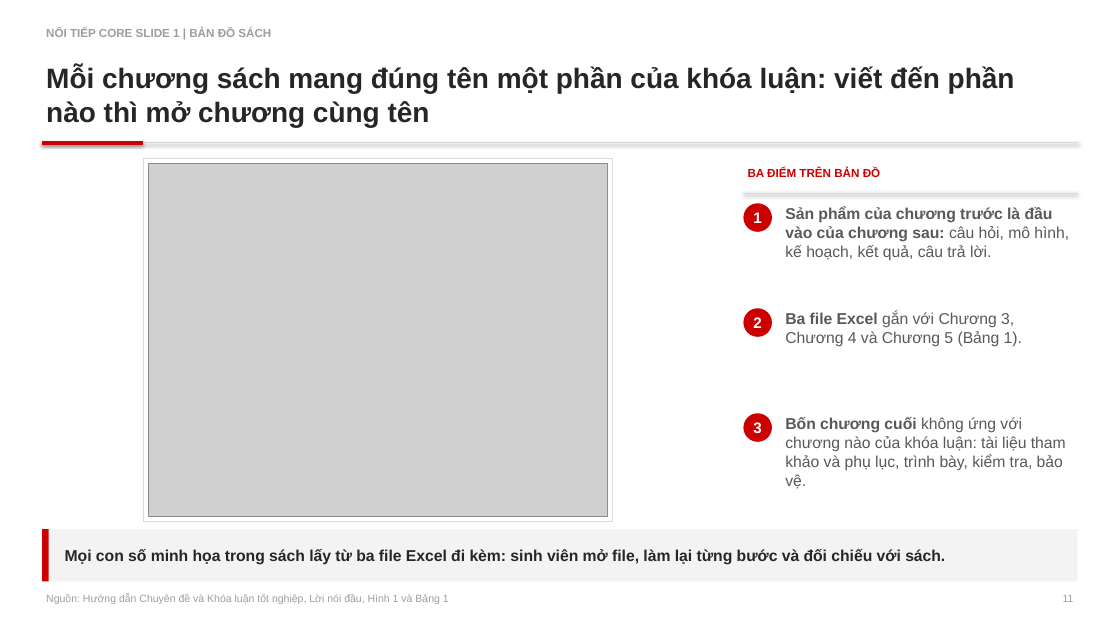
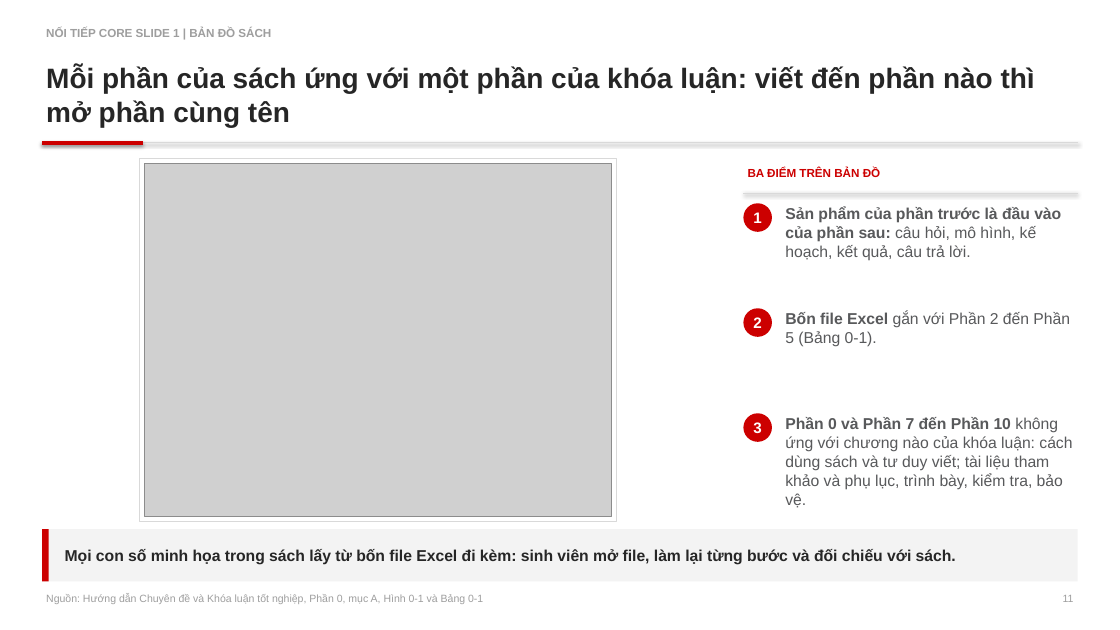
Before and after one commit to johnneinadlerr0353-bot/sachhuongdan, a slide deck: slide 11 of Core_Slide_2_HD2_Bain.pptx. Drawn at 1120x630 pixels with LibreOffice and Linux fonts; fonts in the diff are those of the drawing; grey boxes stand for pictures. Boxes give left, top, right and bottom in pixels: in the first picture for what was removed or moved away, otherwise in the second. Text is boxed around its words. In the diff, an @@ line names an element or a change of style, - is before the commit and + after.

```diff
--- a/Core_Slide_2_HD2_Bain.pptx
+++ b/Core_Slide_2_HD2_Bain.pptx
@@ text at [46, 66, 1035, 127]: text changed @@
-Mỗi chương sách mang đúng tên một phần của khóa luận: viết đến phần nào thì mở chương cùng tên
+Mỗi phần của sách ứng với một phần của khóa luận: viết đến phần nào thì mở phần cùng tên
@@ rectangle: place and size @@
-rectangle at [143, 159, 613, 522]
+rectangle at [140, 159, 617, 522]
@@ picture: place and size @@
-picture at [148, 164, 607, 517]
+picture at [145, 164, 612, 517]
@@ text at [785, 207, 1061, 260]: text changed; bold off @@
-Sản phẩm của chương trước là đầu vào của chương sau: câu hỏi, mô hình, kế hoạch, kết quả, câu trả lời.
+Sản phẩm của phần trước là đầu vào của phần sau: câu hỏi, mô hình, kế hoạch, kết quả, câu trả lời.
@@ text at [785, 312, 1070, 347]: text changed @@
-Ba file Excel gắn với Chương 3, Chương 4 và Chương 5 (Bảng 1).
+Bốn file Excel gắn với Phần 2 đến Phần 5 (Bảng 0-1).
@@ text at [785, 417, 1072, 508]: text changed @@
-Bốn chương cuối không ứng với chương nào của khóa luận: tài liệu tham khảo và phụ lục, trình bày, kiểm tra, bảo vệ.
+Phần 0 và Phần 7 đến Phần 10 không ứng với chương nào của khóa luận: cách dùng sách và tư duy viết; tài liệu tham khảo và phụ lục, trình bày, kiểm tra, bảo vệ.
@@ text at [65, 549, 956, 565]: text changed @@
-Mọi con số minh họa trong sách lấy từ ba file Excel đi kèm: sinh viên mở file, làm lại từng bước và đối chiếu với sách.
+Mọi con số minh họa trong sách lấy từ bốn file Excel đi kèm: sinh viên mở file, làm lại từng bước và đối chiếu với sách.
@@ text at [46, 594, 483, 604]: text changed @@
-Nguồn: Hướng dẫn Chuyên đề và Khóa luận tốt nghiệp, Lời nói đầu, Hình 1 và Bảng 1
+Nguồn: Hướng dẫn Chuyên đề và Khóa luận tốt nghiệp, Phần 0, mục A, Hình 0-1 và Bảng 0-1
```
Also in this commit, not shown: 117 other slides changed, 4 other files.
